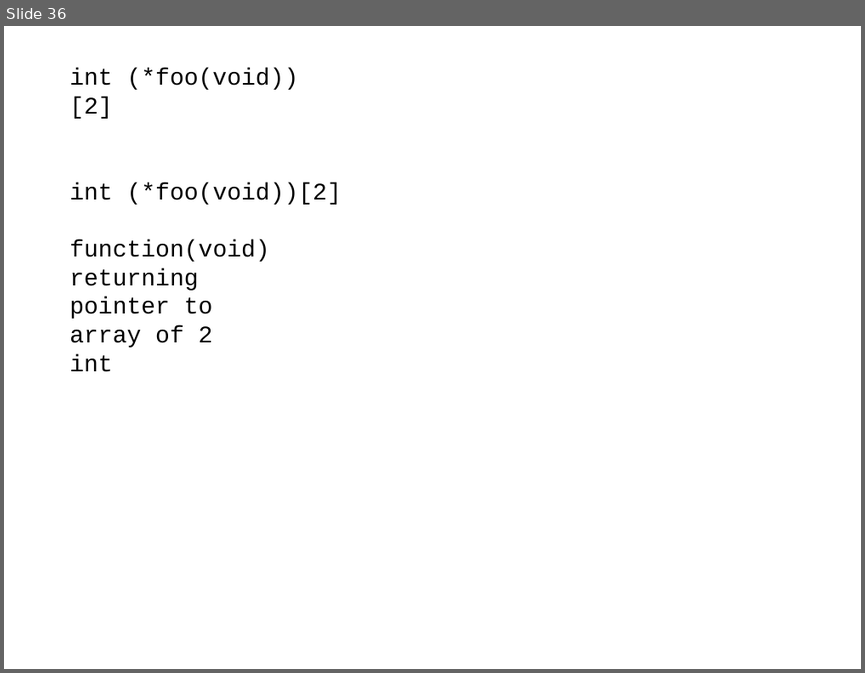
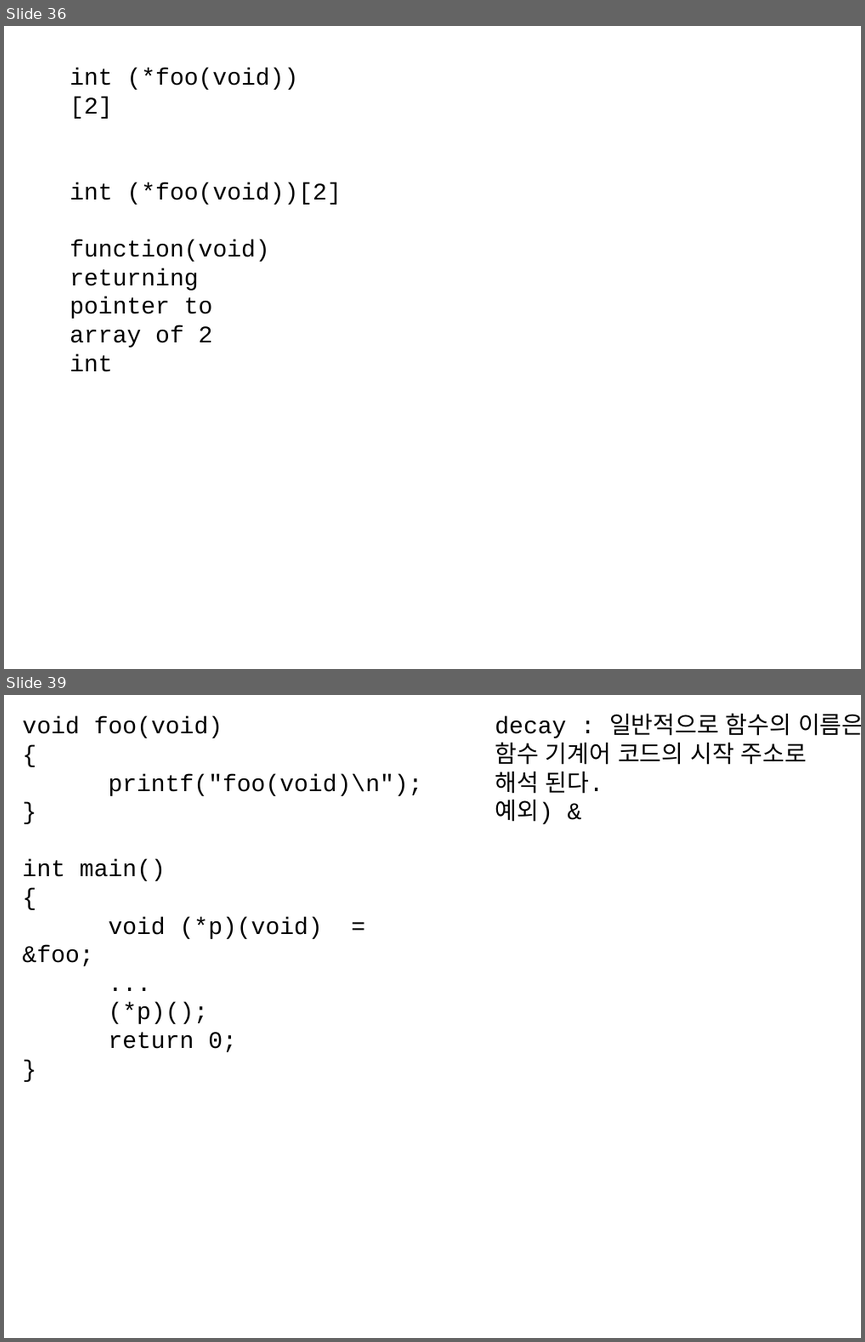
Before and after one commit to chisun-joung/osdsalgo_c, a slide deck: 01_day.pptx. Shown one above the other, each under a label of ours: slide 36 before the commit, slides 36 and 39 after it; the slides between them are not shown. The pictures are 865x673 and 865x1342 pixels, drawn with LibreOffice and Linux fonts; fonts in the diff are those of the drawing. Boxes give left, top, right and bottom in pixels: in the first picture for what was removed or moved away, otherwise in the second. Text is boxed around its words. In the diff, an @@ line names an element or a change of style, - is before the commit and + after.

Commit message:
함수포인터  복잡한 포인터를 보다.

```diff
--- a/01_day.pptx
+++ b/01_day.pptx
@@ slide 39 added at [4,695,861,1338], background #FFFFFF @@
@@ text added at [23,716,423,1052], 20 pt, text #000000 @@
+void foo(void)
+{
+printf("foo(void)\n");
+}
+int main()
+{
+void (*p)(void) = &foo;
+...
+(*p)();
+return 0;
+}
@@ text added at [494,713,861,824], 20 pt, text #000000 @@
+decay : 일반적으로 함수의 이름은
+함수 기계어 코드의 시작 주소로
+해석 된다.
+예외) &
```
Also in this commit, not shown: 1 slide changed, 7 other slides added, 1 other file.
